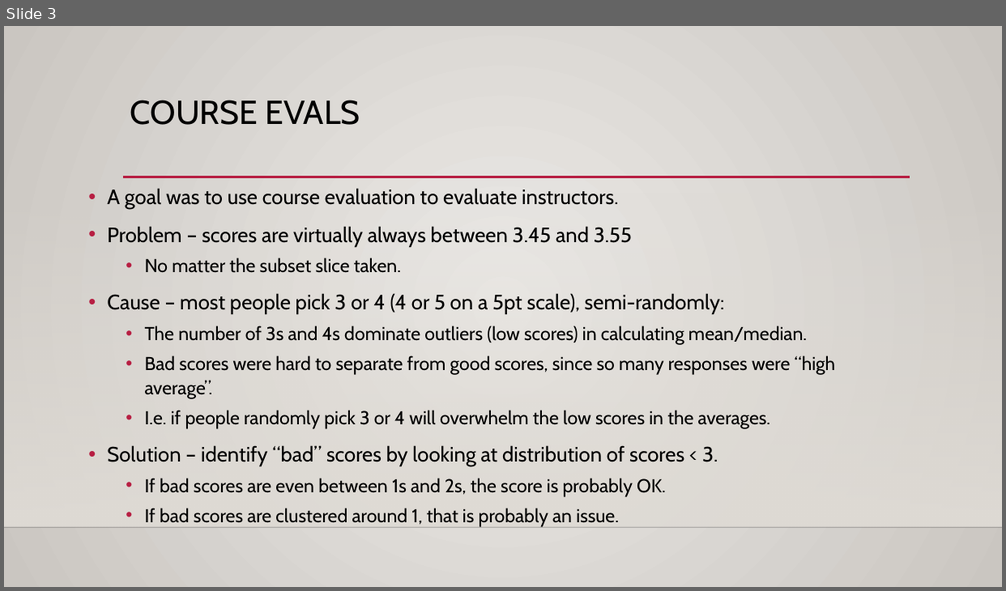
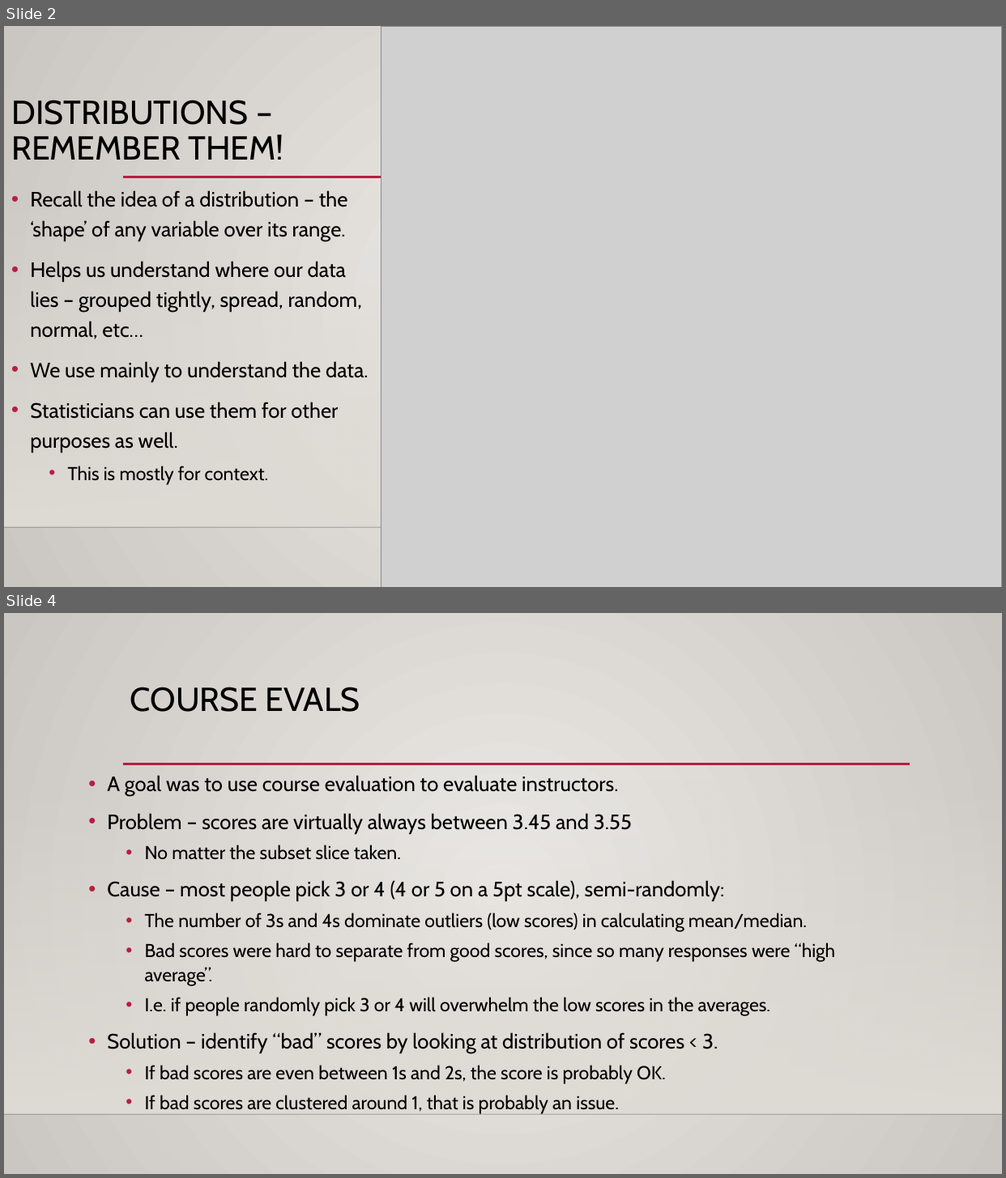
Before and after one commit to AkeemSemper/ML_for_Non_DS_Students, a slide deck: course_resources/slides/Used/009_Correlation_Scatter.pptx. Shown one above the other, each under a label of ours: slide 3 before the commit, slides 2 and 4 after it; the slides between them are not shown. The pictures are 1006x591 and 1006x1178 pixels, drawn with LibreOffice and Linux fonts; fonts in the diff are those of the drawing; grey boxes stand for pictures; background and template pictures are left out. Boxes give left, top, right and bottom in pixels: in the first picture for what was removed or moved away, otherwise in the second. Text is boxed around its words. In the diff, an @@ line names an element or a change of style, - is before the commit and + after.

```diff
--- a/course_resources/slides/Used/009_Correlation_Scatter.pptx
+++ b/course_resources/slides/Used/009_Correlation_Scatter.pptx
@@ slide 2 added at (4, 26, 1002, 587), background gradient #ECEAE7 to #CAC7C1; not listed: 3 template elements that a slide beside it also shows @@
@@ picture added at (381, 26, 1002, 587) @@
@@ title added at (11, 100, 284, 160), 32 pt, text #000000 @@
+DISTRIBUTIONS – REMEMBER THEM!
@@ text added at (30, 190, 368, 485), 20 pt, text #000000 @@
+• Recall the idea of a distribution – the ‘shape’ of any variable over its range.
+• Helps us understand where our data lies – grouped tightly, spread, random, normal, etc…
+• We use mainly to understand the data.
+• Statisticians can use them for other purposes as well.
+  • This is mostly for context.
@@ what was slide 3 is now slide 4 @@
```
Also in this commit, not shown: 4 slides changed, 1 other file.
